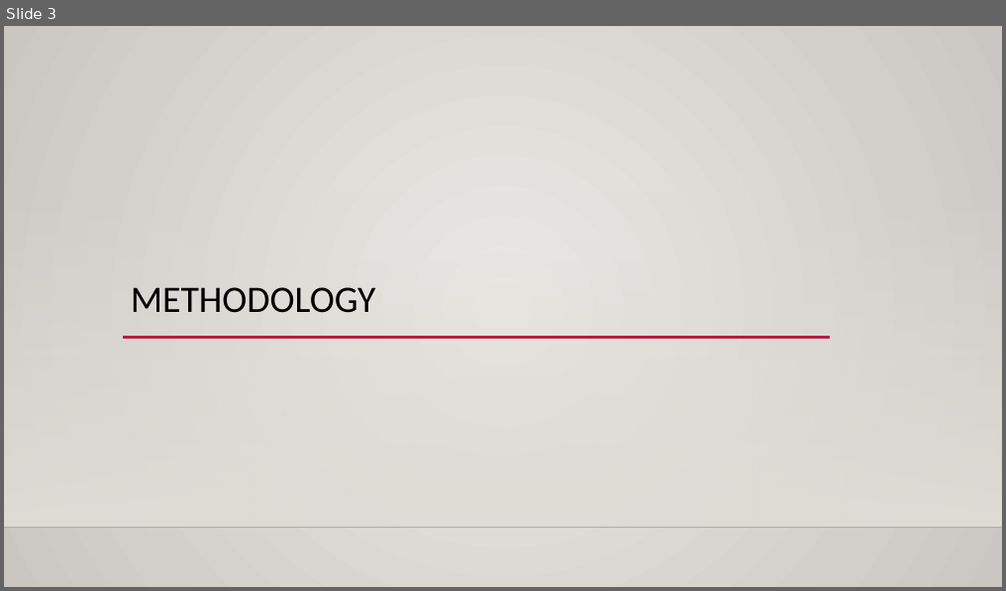
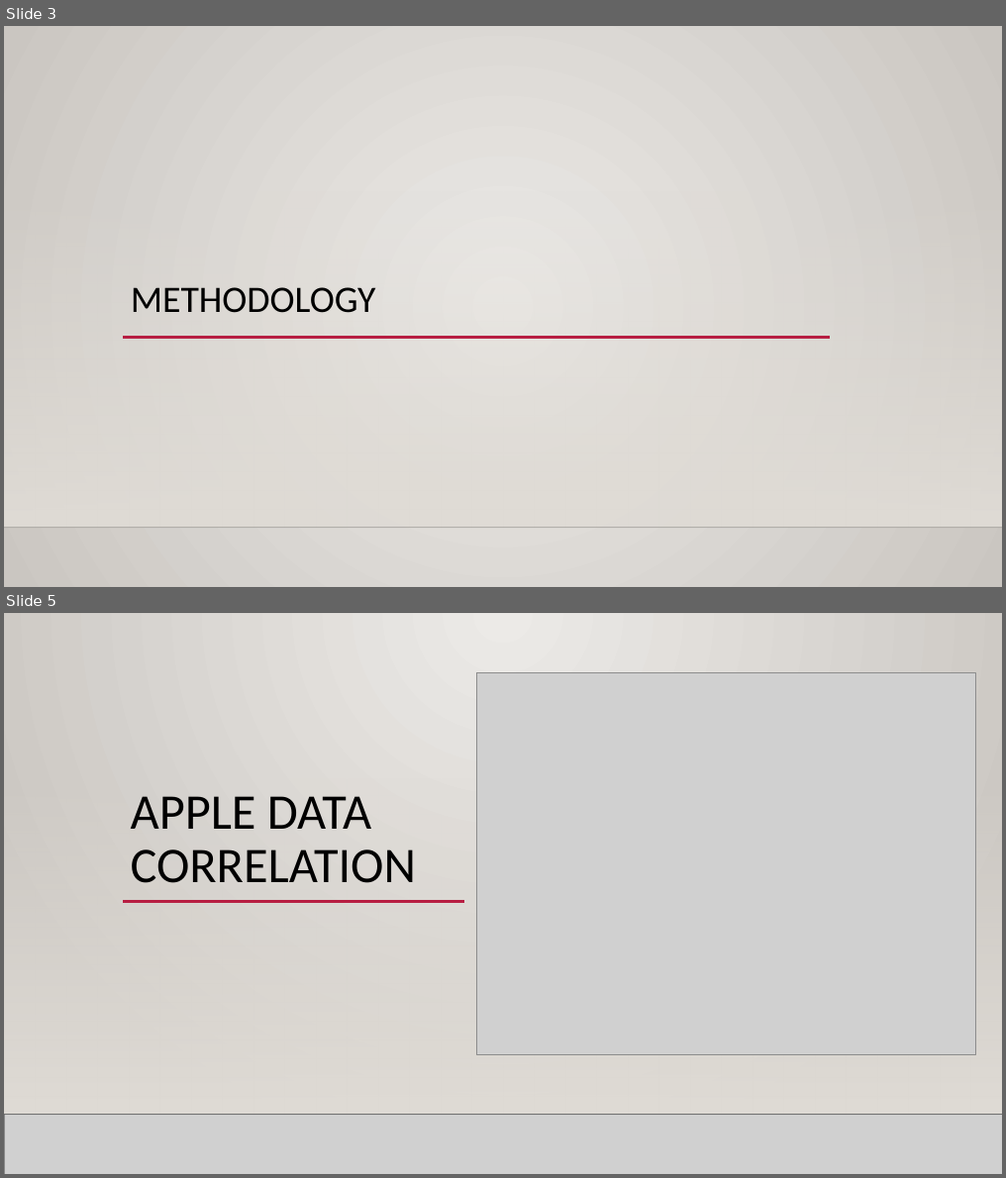
Before and after one commit to dquarshie89/DATA-621-FINAL_PROJECT, a slide deck: App Prediction Presentation.pptx. Shown one above the other, each under a label of ours: slide 3 before the commit, slides 3 and 5 after it; the slides between them are not shown. The pictures are 1006x591 and 1006x1178 pixels, drawn with LibreOffice and Linux fonts; fonts in the diff are those of the drawing; grey boxes stand for pictures; background and template pictures are left out. Boxes give left, top, right and bottom in pixels: in the first picture for what was removed or moved away, otherwise in the second. Text is boxed around its words. In the diff, an @@ line names an element or a change of style, - is before the commit and + after.

```diff
--- a/App Prediction Presentation.pptx
+++ b/App Prediction Presentation.pptx
@@ slide 5 added at (4, 613, 1002, 1174), background gradient #ECEAE7 to #CAC7C1; not listed: 2 template elements that a slide beside it also shows @@
@@ rectangle added at (4, 613, 1002, 1174), fill gradient #ECEAE7 to #CAC7C1 @@
@@ picture added at (477, 672, 976, 1055) @@
@@ rectangle added at (4, 778, 1002, 1115), fill gradient #DFDBD5 @@
@@ rectangle added at (4, 778, 1002, 1115), fill gradient #DFDBD5 @@
@@ line added from (123, 764) to (910, 764), #B71E42 2.5 pt @@
@@ title added at (131, 796, 416, 883), 48 pt, text #000000 @@
+APPLE DATA CORRELATION
@@ line added from (123, 902) to (464, 902), #B71E42 2.5 pt @@
@@ line added from (202, 902) to (909, 902), #B71E42 2.5 pt @@
@@ line added from (4, 1115) to (1002, 1115), #000001 1 pt @@
@@ picture added at (4, 1115, 1002, 1174) @@
@@ line added from (4, 1115) to (1002, 1115), #000001 1 pt @@
```
Also in this commit, not shown: 3 other slides added, 1 slide removed, 5 other files.
